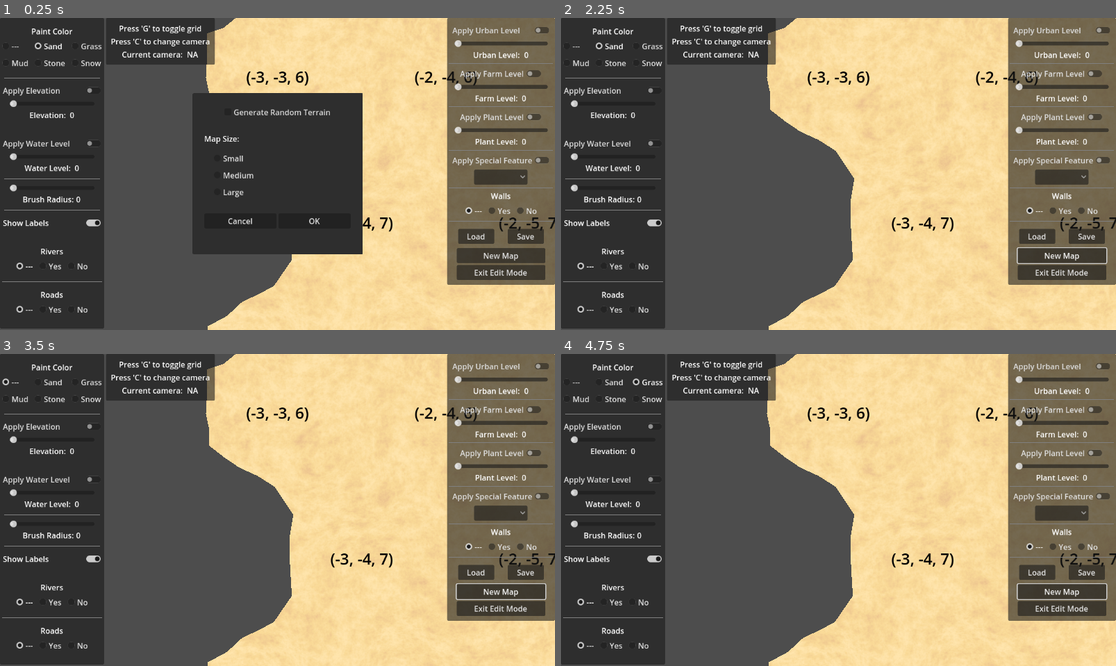
Above: before the commit, frames 1-4 (two rows, left to right).
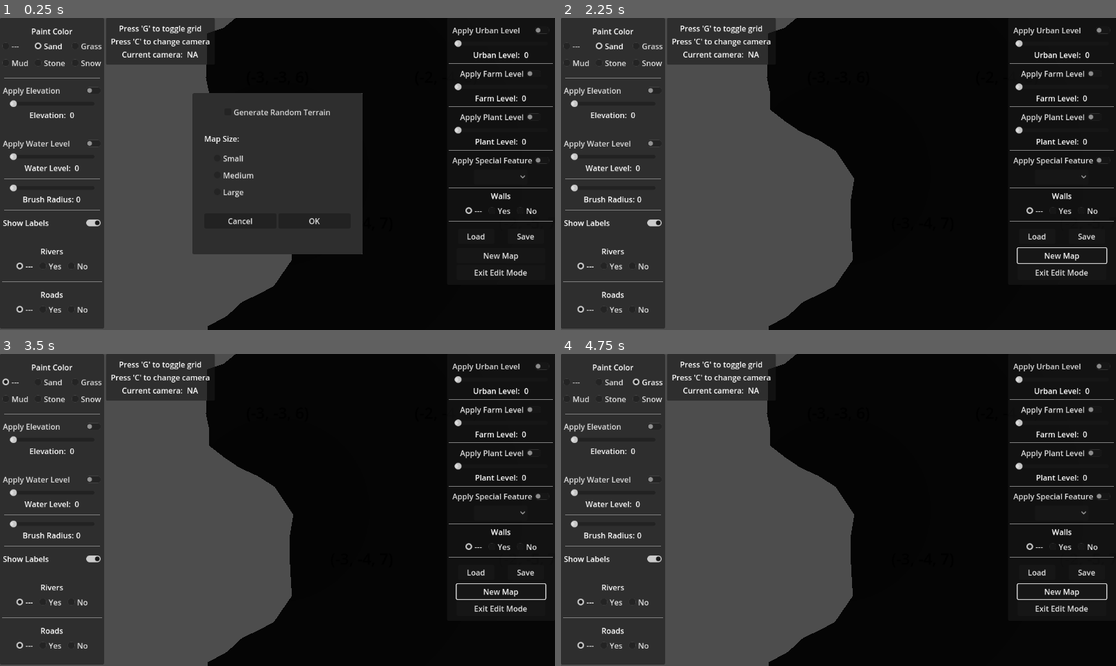
Above: after the commit, the same moments.

Repository: davepruitt/hex_map_godot
Game: Godot game, scene res://scenes/main.tscn
Two runs of this game, one before a commit and one after it. Both use one fixed random seed, a clock stepped at 60 frames per second and the inputs below.
Inputs:
- Up to frame 1 (0.25 s): no input
- Up to frame 2 (2.25 s): click "New Map" at 0.5 s; click "New Map" at 1.25 s; click "OK" at 2 s
- Up to frame 3 (3.5 s): click "---" at 2.75 s
- Up to frame 4 (4.75 s): click "Sand" at 3.5 s; click "Grass" at 4.25 s

The runs differ from the first frame. In frame 1, 45% of the frame differs, in the area x 37-100%, y 0-100%; in frame 2, 54%; in frame 3, 54%; in frame 4, 54%.

Commit message:
Completed through section 4.1 of tutorial 25

Diff:
--- a/hex_project_godot/scenes/main.tscn
+++ b/hex_project_godot/scenes/main.tscn
@@ -20,6 +20,7 @@
 render_priority = 0
 shader = ExtResource("11_c2ox1")
 shader_parameter/grid_on = false
+shader_parameter/show_map_data = true
 shader_parameter/terrain_texture_2d_array = ExtResource("12_lmpao")
 shader_parameter/grid_texture = ExtResource("12_gv3gu")
 
--- a/hex_project_godot/scripts/hex_cell.gd
+++ b/hex_project_godot/scripts/hex_cell.gd
@@ -586,6 +586,9 @@
 		_visibility_in_game = 0
 		shader_data.refresh_visibility(self)
 
+func set_map_data (data: float) -> void:
+	shader_data.set_map_data(self, data)
+
 #endregion
 
 #region Private methods
--- a/hex_project_godot/scripts/hex_cell_shader_data.gd
+++ b/hex_project_godot/scripts/hex_cell_shader_data.gd
@@ -87,4 +87,21 @@
 	_requires_visibility_reset = true
 	_requires_update = true
 
+func set_map_data (cell: HexCell, data: float) -> void:
+	var val: float = 0
+	#if (data < 0.0):
+		#val = 0
+	#else:
+		#if (data < 1.0):
+			##val = data * 255.0
+			#pass
+		#else:
+			#val = 1.0
+			##val = 255.0;
+
+	val = clampf(data, 0.0, 1.0)
+
+	_cell_texture_data[cell.index].b = val
+	_requires_update = true
+
 #endregion
--- a/hex_project_godot/scripts/hex_map_generator.gd
+++ b/hex_project_godot/scripts/hex_map_generator.gd
@@ -1,6 +1,6 @@
 class_name HexMapGenerator
 
-#region Private class accessible only to the map generator
+#region Private classes accessible only to the map generator
 
 class MapRegion:
 	var x_min: int = 0
@@ -8,6 +8,10 @@
 	var z_min: int = 0
 	var z_max: int = 0
 
+class ClimateData:
+	var clouds: float = 0.0
+	var moisture: float = 0.0
+
 #endregion
 
 #region Private data members
@@ -21,6 +25,9 @@
 
 var _regions: Array[MapRegion] = []
 
+var _climate: Array[ClimateData] = []
+var _next_climate: Array[ClimateData] = []
+
 #endregion
 
 #region Exported public data members
@@ -67,9 +74,26 @@
 @export_range(0, 100)
 var erosion_percentage: int = 50
 
+@export_range(0.0, 1.0)
+var evaporation_factor: float = 0.5
+
+@export_range(0.0, 1.0)
+var precipitation_factor: float = 0.25
+
+@export_range(0.0, 1.0)
+var runoff_factor: float = 0.25
+
+@export_range(0.0, 1.0)
+var seepage_factor: float = 0.125
+
+@export_range(1.0, 10.0)
+var wind_strength: float = 4.0
+
 #endregion
 
 #region Public data members
+
+var wind_direction: HexDirectionsClass.HexDirections = HexDirectionsClass.HexDirections.NW
 
 var hex_grid: HexGrid = null
 
@@ -95,6 +119,7 @@
 	_create_regions()
 	_create_land()
 	_erode_land()
+	_create_climate()
 	_set_terrain_type()
 
 	#Reset the search phases of all cells to 0
@@ -235,6 +260,7 @@
 		var cell: HexCell = hex_grid.get_cell_from_index(i)
 		if (not cell.is_underwater):
 			cell.terrain_type_index = cell.elevation - cell.water_level
+			cell.set_map_data(_climate[i].moisture)
 
 func _raise_terrain (chunk_size: int, budget: int, region: MapRegion) -> int:
 	_search_frontier_phase += 1
@@ -363,7 +389,6 @@
 
 				erodible_cells.erase(neighbor)
 
-
 func _is_erodible (cell: HexCell) -> bool:
 	var erodible_elevation: int = cell.elevation - 2
 	for d in range(0, 6):
@@ -385,4 +410,78 @@
 	var target: HexCell = candidates[_rng.randi_range(0, len(candidates) - 1)]
 	return target
 
-#endregion
+func _create_climate () -> void:
+	#Clear the list
+	_climate.clear()
+
+	#Add an empty climate object for each cell
+	for i in range(0, _cell_count):
+		var initial_data: ClimateData = ClimateData.new()
+		_climate.append(initial_data)
+
+		var initial_data_02: ClimateData = ClimateData.new()
+		_next_climate.append(initial_data_02)
+
+	#Evolve the climate of each cell
+	for cycle in range(0, 40):
+		for i in range(0, _cell_count):
+			_evolve_climate(i)
+
+		var swap_list: Array[ClimateData] = _climate
+		_climate = _next_climate
+		_next_climate = swap_list
+
+func _evolve_climate (cell_index: int) -> void:
+	var cell: HexCell = hex_grid.get_cell_from_index(cell_index)
+	var cell_climate: ClimateData = _climate[cell_index]
+
+	if (cell.is_underwater):
+		cell_climate.clouds += evaporation_factor
+	else:
+		var evaporation: float = cell_climate.moisture * evaporation_factor
+		cell_climate.moisture -= evaporation
+		cell_climate.clouds += evaporation
+
+	var precipitation: float = cell_climate.clouds * precipitation_factor
+	cell_climate.clouds -= precipitation
+	cell_climate.moisture += precipitation
+
+	var cloud_maximum: float = 1.0 - float(cell.view_elevation / float(elevation_maximum + 1.0))
+	if (cell_climate.clouds > cloud_maximum):
+		cell_climate.moisture += cell_climate.clouds - cloud_maximum
+		cell_climate.clouds = cloud_maximum
+
+	var main_dispersal_direction: HexDirectionsClass.HexDirections = HexDirectionsClass.opposite(wind_direction)
+	var cloud_dispersal: float = cell_climate.clouds * (1.0 / (5.0 + wind_strength))
+	var runoff: float = cell_climate.moisture * runoff_factor * (1.0 / 6.0)
+	var seepage: float = cell_climate.moisture * seepage_factor * (1.0 / 6.0)
+	for d in range(0, 6):
+		var neighbor: HexCell = cell.get_neighbor(d)
+		if (neighbor == null):
+			continue
+
+		var neighbor_climate: ClimateData = _next_climate[neighbor.index]
+		if (d == main_dispersal_direction):
+			neighbor_climate.clouds += cloud_dispersal * wind_strength
+		else:
+			neighbor_climate.clouds += cloud_dispersal
+
+		var elevation_data: int = neighbor.view_elevation - cell.view_elevation
+		if (elevation_data < 0):
+			cell_climate.moisture -= runoff
+			neighbor_climate.moisture += runoff
+		elif (elevation_data == 0):
+			cell_climate.moisture -= seepage
+			neighbor_climate.moisture += seepage
+
+		_next_climate[neighbor.index] = neighbor_climate
+
+	cell_climate.clouds = 0.0
+
+	var next_cell_climate: ClimateData = _next_climate[cell_index]
+	next_cell_climate.moisture += minf(cell_climate.moisture, 1.0)
+	_next_climate[cell_index] = next_cell_climate
+	_climate[cell_index] = ClimateData.new()
+
+
+#endregion
--- a/hex_project_godot/shaders/hex_cell_terrain_shader.gdshader
+++ b/hex_project_godot/shaders/hex_cell_terrain_shader.gdshader
@@ -5,9 +5,12 @@
 uniform sampler2DArray terrain_texture_2d_array:source_color;
 uniform sampler2D grid_texture:source_color;
 uniform bool grid_on = false;
+uniform bool show_map_data = true;
+
 varying vec3 world_position;
 varying vec3 terrain_index;
 varying vec4 terrain_visibility;
+varying float map_data;
 
 vec4 get_terrain_color (vec4 color, vec3 wp, int index)
 {
@@ -37,6 +40,9 @@
 	terrain_visibility.y = mix(0.25, 1, terrain_visibility.y);
 	terrain_visibility.z = mix(0.25, 1, terrain_visibility.z);
 	terrain_visibility.w = (cell0.y * COLOR.x) + (cell1.y * COLOR.y) + (cell2.y * COLOR.z);
+
+	//Get the map data
+	map_data = (cell0.z * COLOR.x) + (cell1.z * COLOR.y) + (cell2.z * COLOR.z);
 }
 
 void fragment() {
@@ -54,9 +60,17 @@
 		grid = texture(grid_texture, grid_uv);
 	}
 
-	//float explored = terrain_visibility.w;
 	float explored = clamp(terrain_visibility.w, 0, 1);
-	ALBEDO = c.rgb * grid.rgb * explored;
+
+	if (show_map_data)
+	{
+		ALBEDO = grid.rgb * map_data;
+	}
+	else
+	{
+		ALBEDO = c.rgb * grid.rgb * explored;
+	}
+
 	ALPHA = c.a;
 	SPECULAR = 0.2 * explored;
 	AO = explored;
